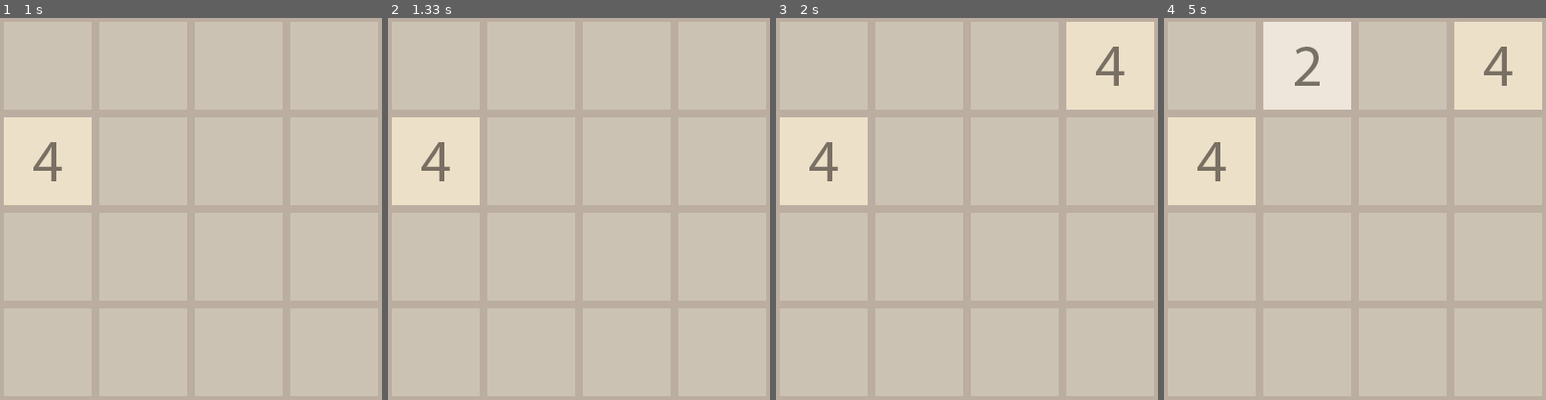
Above: before the commit, frames 1-4 (left to right).
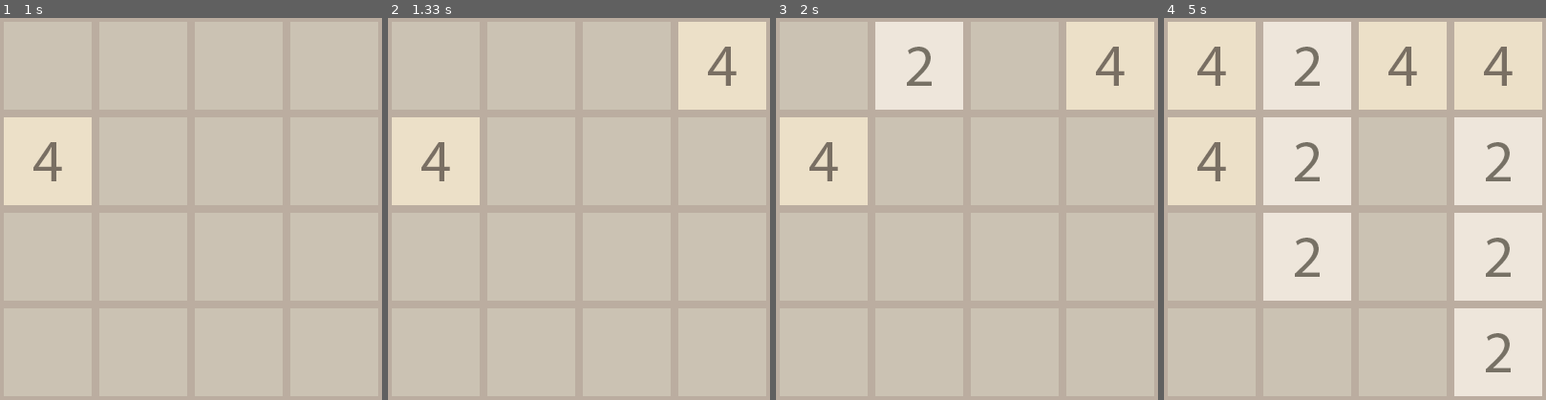
Above: after the commit, the same moments.

Repository: Marufenko/2048_on_pygame
Game: pygame game, started from main.py
Two runs of this game, one before a commit and one after it. Both use one fixed random seed, a clock stepped at 60 frames per second and the inputs below.
Inputs:
- Up to frame 1 (1 s): hold Right 0.33-0.8 s; hold Up from 0.83 s (still down)
- Up to frame 2 (1.33 s): release Up at 1.13 s; hold Right from 1.17 s (still down)
- Up to frame 3 (2 s): release Right at 1.63 s; hold Left from 1.67 s (still down)
- Up to frame 4 (5 s): release Left at 2.2 s; hold Down 2.23-2.53 s; hold Left 2.57-2.97 s; hold Up 3-3.37 s; hold Right 3.4-4.03 s; hold Down 4.07-4.43 s; hold Left 4.47-4.93 s; hold Right from 4.97 s (still down)

Frame 1 is identical in both runs. In frame 2, 5.2% of the frame differs, in the area x 76-99%, y 1-24%; in frame 3, 5.3%; in frame 4, 37%, in the area x 1-99%, y 1-99%.

Commit message:
Handling of keyboard input and full field case

Diff:
--- a/main.py
+++ b/main.py
@@ -35,21 +35,30 @@
         x = 0
 
     while 1:  # main loop
-        action = False
+        right = left = up = down = False
 
         # input handling
         for e in pygame.event.get():
+            if e.type == KEYUP and e.key == K_RIGHT:
+                right = True
+            if e.type == KEYUP and e.key == K_LEFT:
+                left = True
+            if e.type == KEYUP and e.key == K_UP:
+                up = True
+            if e.type == KEYUP and e.key == K_DOWN:
+                down = True
             if e.type == QUIT:
                 raise SystemExit("QUIT")
-            if e.type == KEYUP and e.key == K_RIGHT:
-                action = True
 
-        while action:
+        # data recalculate/generates and screen is overrides in the main loop to triger it once per key click
+        while right or left or up or down:
 
-            # draw updated cells here
-            new_value = generate_input_value()
+            new_value = generate_input_value()  # generate 2 or 4 Int randomly
             x_coor, y_coor = generate_coordinates_for_input(data_array)  # coordinated for new value
-            data_array[x_coor][y_coor] = new_value
+            try:
+                data_array[x_coor][y_coor] = new_value
+            except IndexError:
+                pass  # no new value in case there is no empty cell
 
             x = y = 0
             for i in range(4):
@@ -61,7 +70,7 @@
                 y += SPACE_FOR_ONE_CELL
                 x = 0
 
-            action = False
+            right = left = up = down = False
 
         screen.blit(background, (0, 0))
         entities.draw(screen)
@@ -79,7 +88,12 @@
         for j in range(4):
             if input_array[i][j] == 0:
                 empty_coordinates.append([i, j])
-    return random.choice(empty_coordinates)
+
+    if empty_coordinates:
+        result = random.choice(empty_coordinates)
+    else:
+        result = [5, 5]  # random out or range index
+    return result
 
 
 if __name__ == "__main__":
--- a/test.py
+++ b/test.py
@@ -1,37 +1,26 @@
-import random
+def main():
+    data_array = [[2, 0, 0, 2],
+                  [0, 2, 2, 2],
+                  [0, 4, 2, 4],
+                  [0, 8, 0, 8]]
+    print(data_array)
+    print(left_turn(data_array))
 
 
-def main():
-    a, b = [0, 1]
-    print(a)
-    print(b)
 
+def left_turn(data_array):
+    for k in range(3):
+        for i in range(4):
+            for j in range(3):
+                if data_array[i][j] == data_array[i][j + 1]:
+                    data_array[i][j] = data_array[i][j] * 2
+                    data_array[i][j + 1] = 0
+                if data_array[i][j] == 0:
+                    data_array[i][j] = data_array[i][j + 1]
+                    data_array[i][j + 1] = 0
 
-#     data_array = [[0, 0, 0, 0],
-#              [0, 0, 0, 0],
-#              [0, 0, 0, 0],
-#              [0, 0, 0, 0]]
-#     print(data_array)
-#     for i in range(5):
-#         a = generate_input_value()
-#         print(a)
-#         b, c = generate_coordinates_for_input(data_array)
-#         print(b, c)
-#         data_array[b][c] = a
-#         print(data_array)
-#
-# def generate_input_value():
-#     input_values = [2, 4]
-#     return random.choice(input_values)
-#
-# def generate_coordinates_for_input(input_array):
-#     empty_coordinates = []
-#     for i in range(len(input_array)):
-#         for j in range(len(input_array[i])):
-#             if input_array[i][j] == 0:
-#                 empty_coordinates.append([i, j])
-#
-#     return random.choice(empty_coordinates)
+    return data_array
+
 
 if __name__ == "__main__":
     main()
